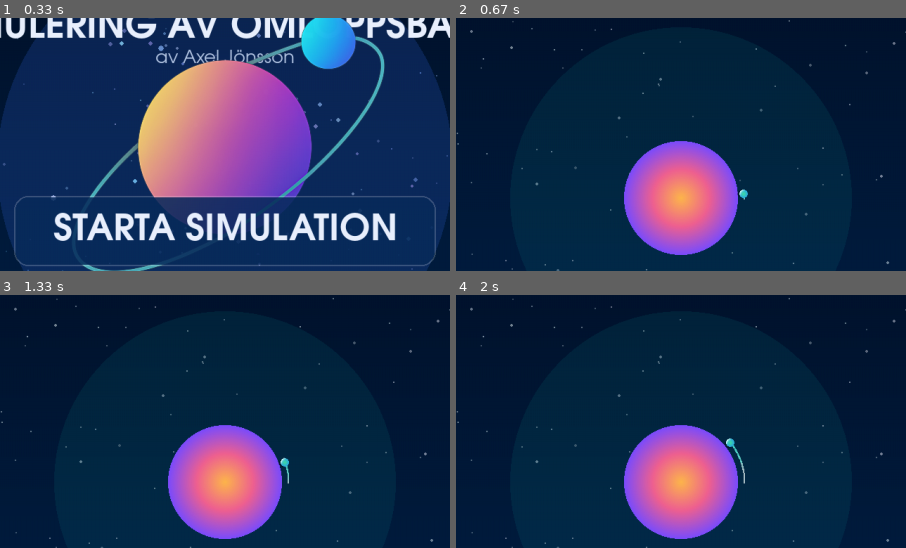
Above: before the commit, frames 1-4 (two rows, left to right).
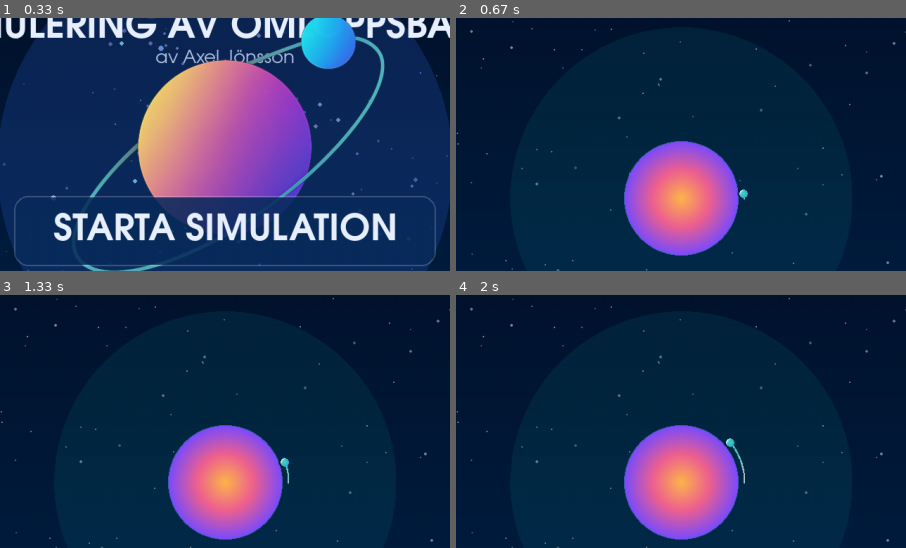
Above: after the commit, the same moments.

Repository: askel-dev/gymnasiearbete-omloppsbana
Game: pygame game, started from src/orbit_pygame.py
The game is run twice, just before and just after one commit, with the same random seed, the same clock (stepped at 60 frames per second) and the same inputs.
Inputs:
- Up to frame 1 (0.33 s): no input
- Up to frame 2 (0.67 s): click "STARTA SIMULATION" at 0.38 s
- Up to frame 3 (1.33 s): hold Right 0.67-1.13 s; hold Up from 1.17 s (still down); tap Space at 1.23 s
- Up to frame 4 (2 s): release Up at 1.47 s; hold Right 1.5-1.97 s; tap Space at 1.57, 1.87 s
The pictures show only the part of the screen within x 25-75%, y 21-71%; the shares and areas given below are measured in that part.

Frame 1 is identical in both runs. In frame 2, 0.3% of the frame differs, in the area x 37-63%, y 48-95%; in frame 3, 0.3%; in frame 4, 0.3%.

Commit message:
Bucket earth radius for cached surfaces

Diff:
--- a/src/orbit_pygame.py
+++ b/src/orbit_pygame.py
@@ -97,7 +97,20 @@
 def draw_earth(surface: pygame.Surface, position: tuple[int, int], radius: int) -> None:
     if radius <= 0:
         return
-    earth_surface = _planet_surface(radius)
+    bucket_size = 4
+    bucketed_radius = max(1, ((radius + bucket_size // 2) // bucket_size) * bucket_size)
+
+    earth_surface = _planet_surface(bucketed_radius)
+
+    if bucketed_radius != radius:
+        scale = radius / bucketed_radius
+        width, height = earth_surface.get_size()
+        scaled_size = (
+            max(1, int(round(width * scale))),
+            max(1, int(round(height * scale))),
+        )
+        if scaled_size != earth_surface.get_size():
+            earth_surface = pygame.transform.smoothscale(earth_surface, scaled_size)
     rect = earth_surface.get_rect(center=position)
     surface.blit(earth_surface, rect)
 
